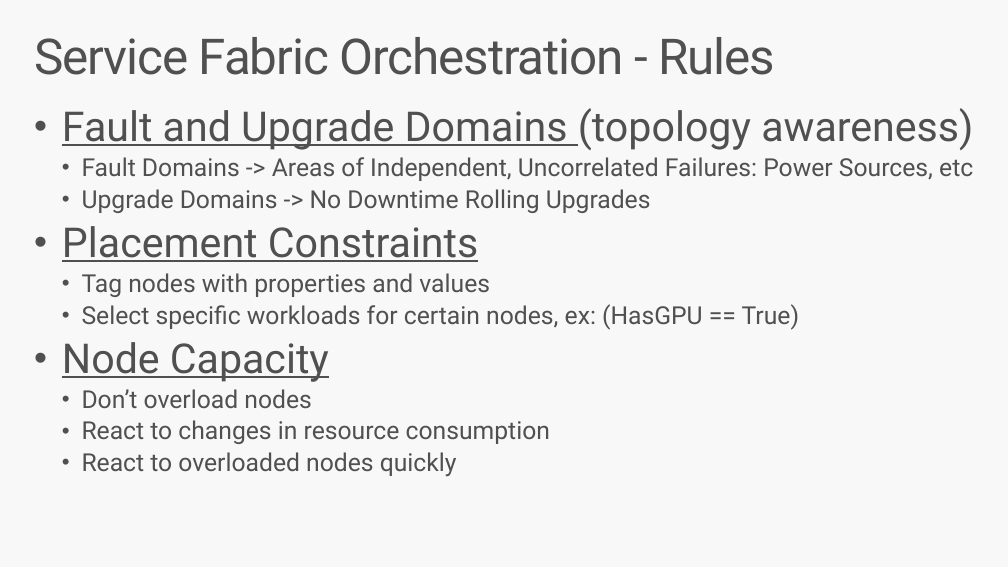
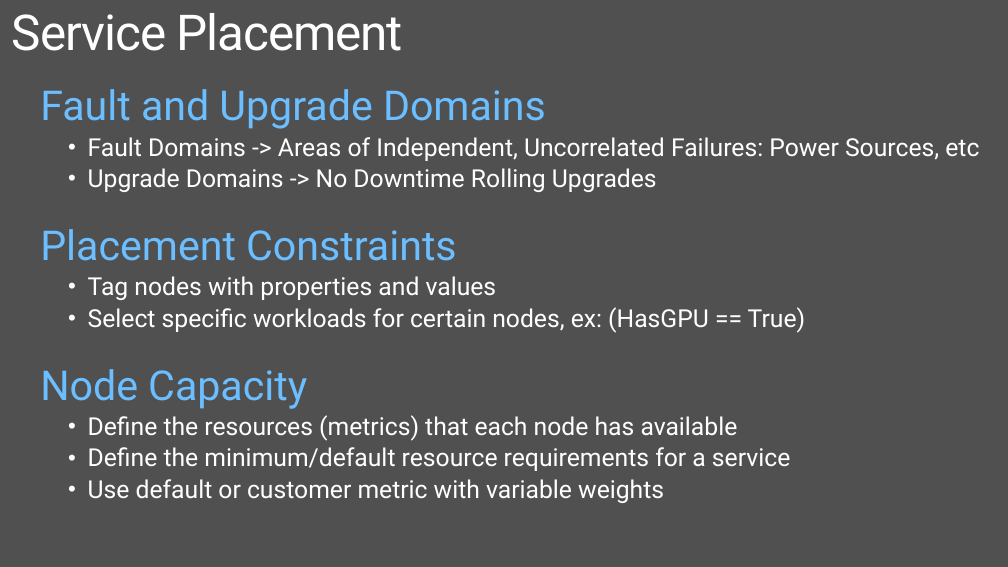
Before and after one commit to brentstineman/PersonalStuff, a slide deck: slide 22 of Presentations/Service Fabric/ServiceFabric Introduction.pptx (slide 20 before the commit). Drawn at 1008x567 pixels with LibreOffice and Linux fonts; fonts in the diff are those of the drawing. Boxes give left, top, right and bottom in pixels: in the first picture for what was removed or moved away, otherwise in the second. Text is boxed around its words. In the diff, an @@ line names an element or a change of style, - is before the commit and + after.

```diff
--- a/Presentations/Service Fabric/ServiceFabric Introduction.pptx
+++ b/Presentations/Service Fabric/ServiceFabric Introduction.pptx
@@ background #F8F8F8 to #505050 @@
@@ title at [12, 13, 403, 51]: text changed; text colour #505050 to #FFFFFF @@
-Service Fabric Orchestration - Rules
+Service Placement
@@ text "Fault and Upgrade Domains": place and size @@
-text "Fault and Upgrade Domains" at [62, 108, 973, 476]
+text "Fault and Upgrade Domains" at [40, 89, 979, 503]
@@ text at [40, 89, 546, 129]: text changed; text colour #505050 to #6CBEFF @@
-• Fault and Upgrade Domains (topology awareness)
+Fault and Upgrade Domains
@@ text at [40, 137, 979, 409]: text colour #505050 to #FFFFFF in "Fault Domains -> Areas of Independent, Uncorrelated ...", "Upgrade Domains -> No Downtime Rolling Upgrades", "Tag nodes with properties and values", "Select specific workloads for certain nodes, ex: ..."; text colour #505050 to #6CBEFF, underline off in "Placement Constraints", "Node Capacity"; bullet • to none @@
@@ text at [88, 415, 790, 503]: text changed; text colour #505050 to #FFFFFF @@
-  • Don’t overload nodes
-  • React to changes in resource consumption
-  • React to overloaded nodes quickly
+  • Define the resources (metrics) that each node has available
+  • Define the minimum/default resource requirements for a service
+  • Use default or customer metric with variable weights
```
Also in this commit, not shown: 9 other slides changed, 7 slides added, 3 slides removed.
